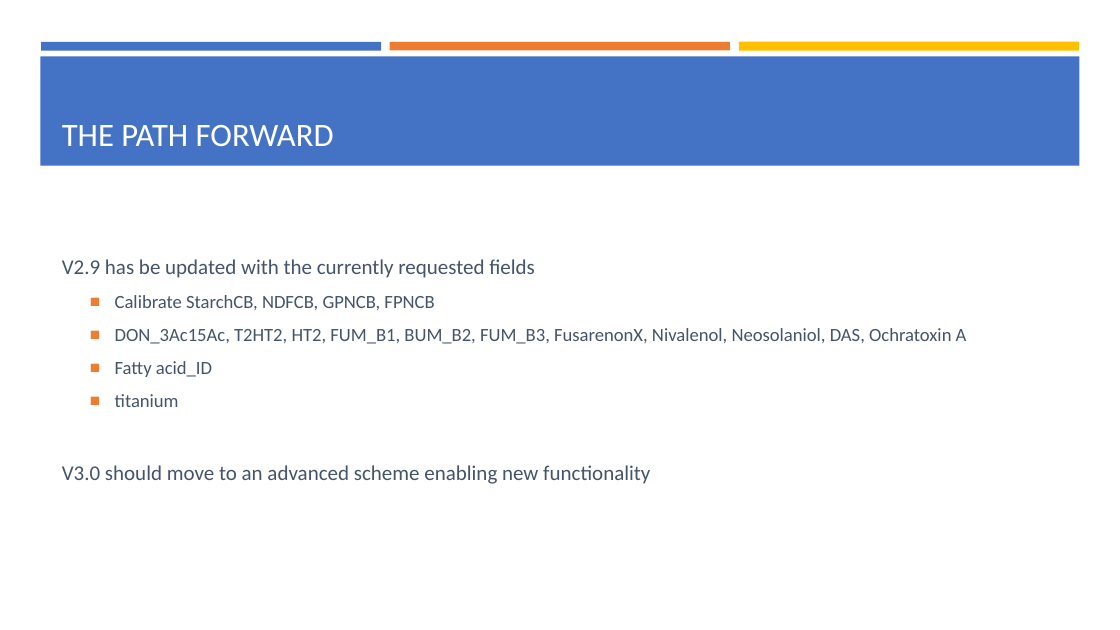
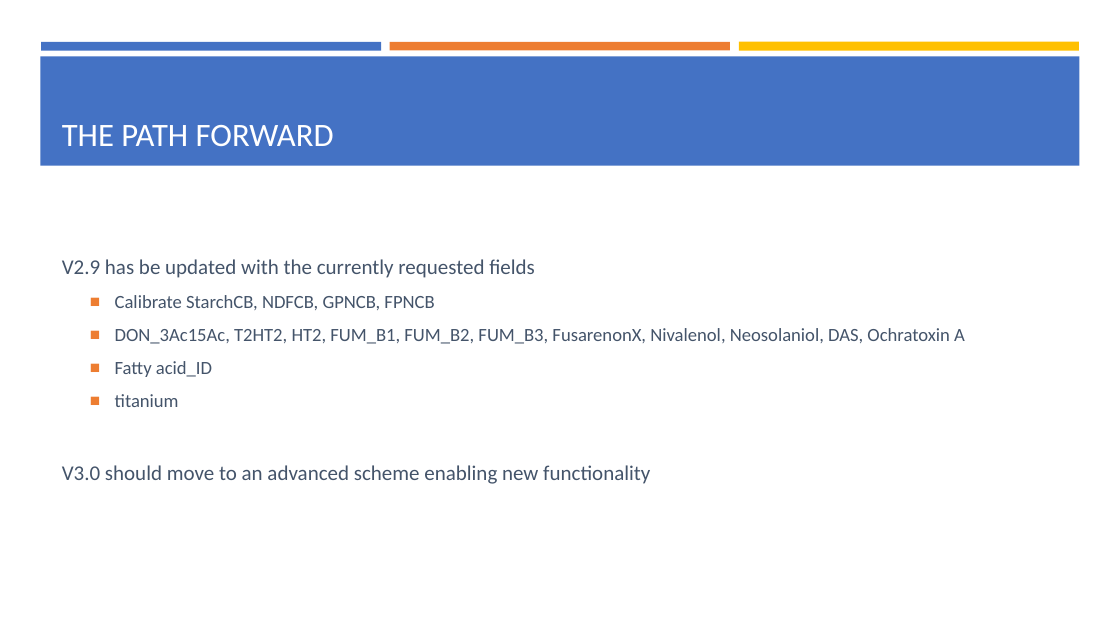
Before and after one commit to StandardizedXML/Standardized_XML, a slide deck: slide 6 of Standardized 3.0/Standardized XML 3.0.pptx. Drawn at 1120x630 pixels with LibreOffice and Linux fonts; fonts in the diff are those of the drawing. Boxes give left, top, right and bottom in pixels: in the first picture for what was removed or moved away, otherwise in the second. Text is boxed around its words. In the diff, an @@ line names an element or a change of style, - is before the commit and + after.

```diff
--- a/Standardized 3.0/Standardized XML 3.0.pptx
+++ b/Standardized 3.0/Standardized XML 3.0.pptx
@@ text at (115,328,965,344): text changed @@
-    ■ DON_3Ac15Ac, T2HT2, HT2, FUM_B1, BUM_B2, FUM_B3, FusarenonX, Nivalenol, Neosolaniol, DAS, Ochratoxin A
+    ■ DON_3Ac15Ac, T2HT2, HT2, FUM_B1, FUM_B2, FUM_B3, FusarenonX, Nivalenol, Neosolaniol, DAS, Ochratoxin A
```
Also in this commit, not shown: 1 other file.
